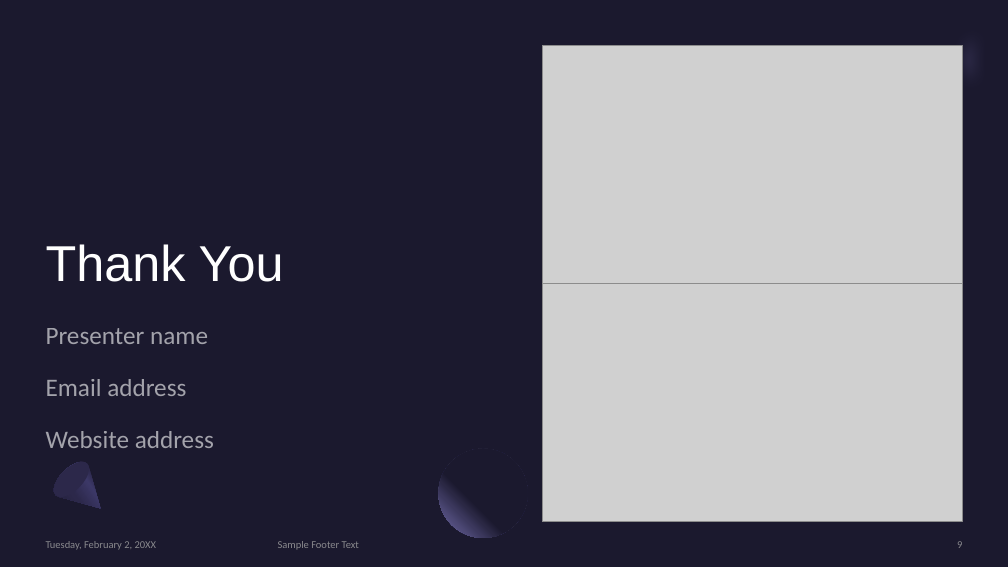
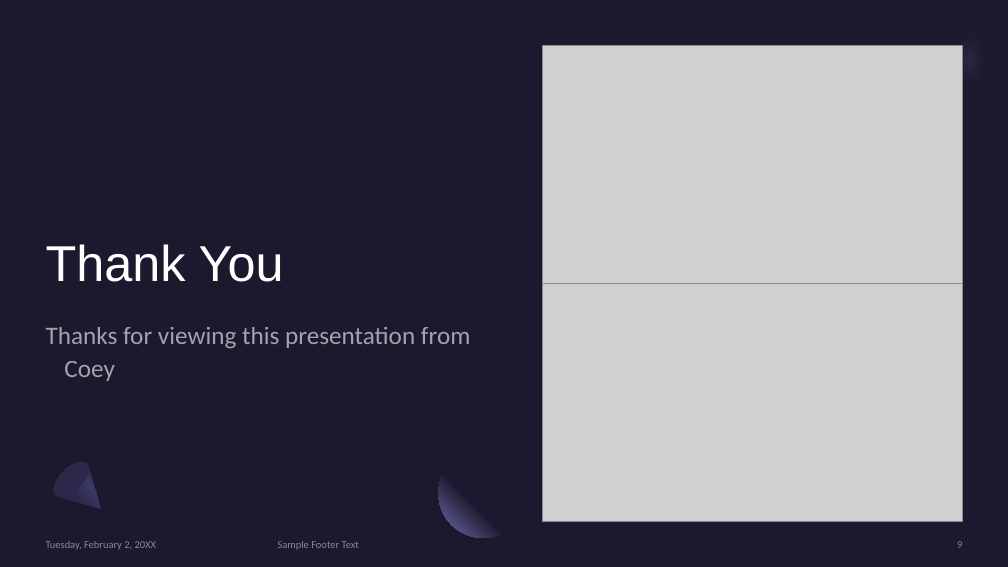
Before and after one commit to Digital-Tech-KKHS/10dtc-computer-hardware-csherwinqqq, a slide deck: slide 9 of Presentation Template.pptx. Drawn at 1008x567 pixels with LibreOffice and Linux fonts; fonts in the diff are those of the drawing; grey boxes stand for pictures. Boxes give left, top, right and bottom in pixels: in the first picture for what was removed or moved away, otherwise in the second. Text is boxed around its words. In the diff, an @@ line names an element or a change of style, - is before the commit and + after.

```diff
--- a/Presentation Template.pptx
+++ b/Presentation Template.pptx
@@ subtitle at (46, 327, 470, 381): text changed @@
-Presenter name
-Email address
-Website address
+Thanks for viewing this presentation from Coey
```
Also in this commit, not shown: 7 other slides changed, 1 slide added, 1 slide removed.
